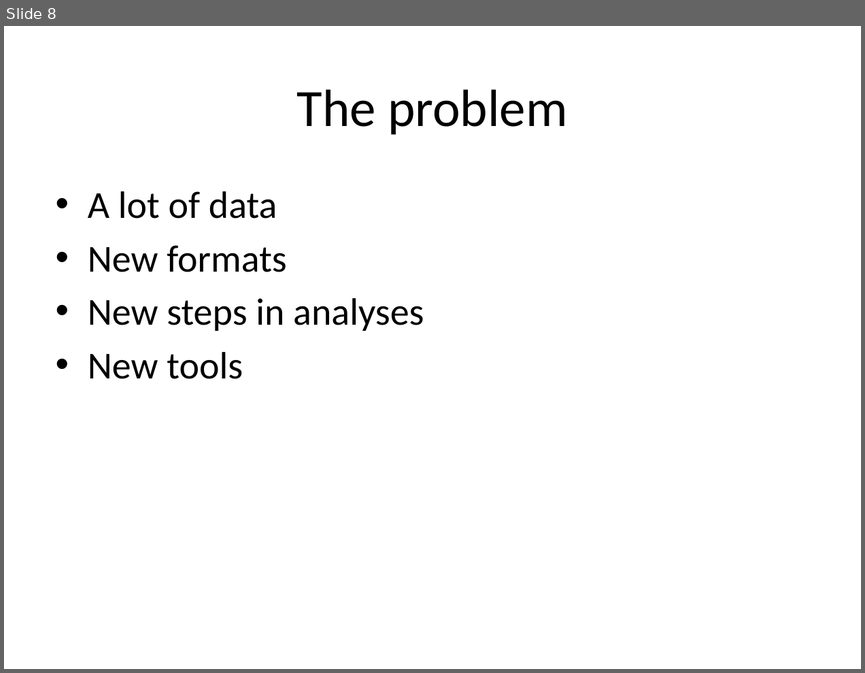
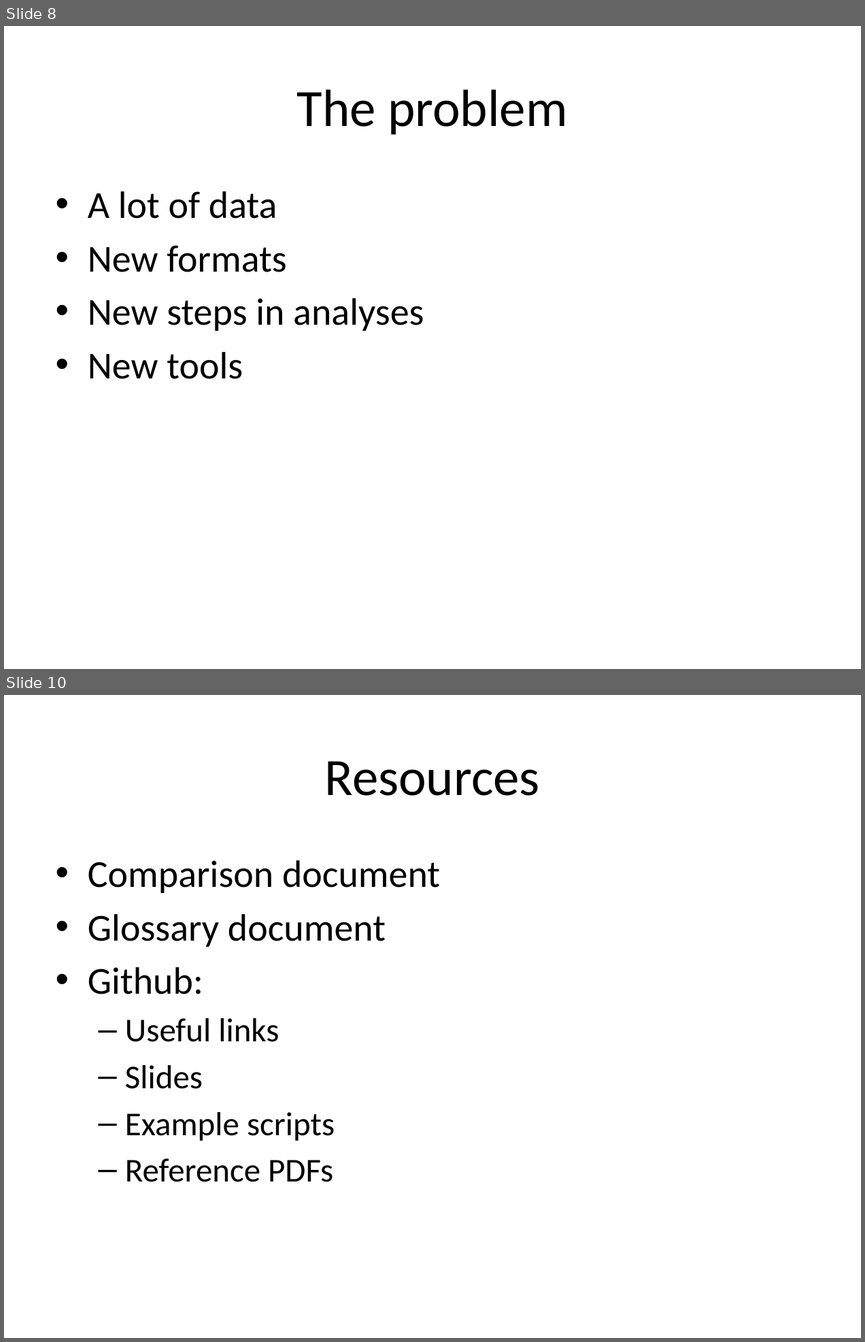
Before and after one commit to rvosa/ngs-workflows, a slide deck: doc/slides/day1/session1/NGSplatforms.pptx. Shown one above the other, each under a label of ours: slide 8 before the commit, slides 8 and 10 after it; the slides between them are not shown. The pictures are 865x673 and 865x1342 pixels, drawn with LibreOffice and Linux fonts; fonts in the diff are those of the drawing. Boxes give left, top, right and bottom in pixels: in the first picture for what was removed or moved away, otherwise in the second. Text is boxed around its words. In the diff, an @@ line names an element or a change of style, - is before the commit and + after.

```diff
--- a/doc/slides/day1/session1/NGSplatforms.pptx
+++ b/doc/slides/day1/session1/NGSplatforms.pptx
@@ slide 10 added at (x1=4, y1=695, x2=861, y2=1338), background #FFFFFF @@
@@ title added at (x1=325, y1=761, x2=540, y2=796), 44 pt, text #000000 @@
+Resources
@@ text added at (x1=88, y1=860, x2=440, y2=1182), 28 pt, text #000000 @@
+• Comparison document
+• Glossary document
+• Github:
+  – Useful links
+  – Slides
+  – Example scripts
+  – Reference PDFs
```
Also in this commit, not shown: 1 slide changed, 4 other files.
